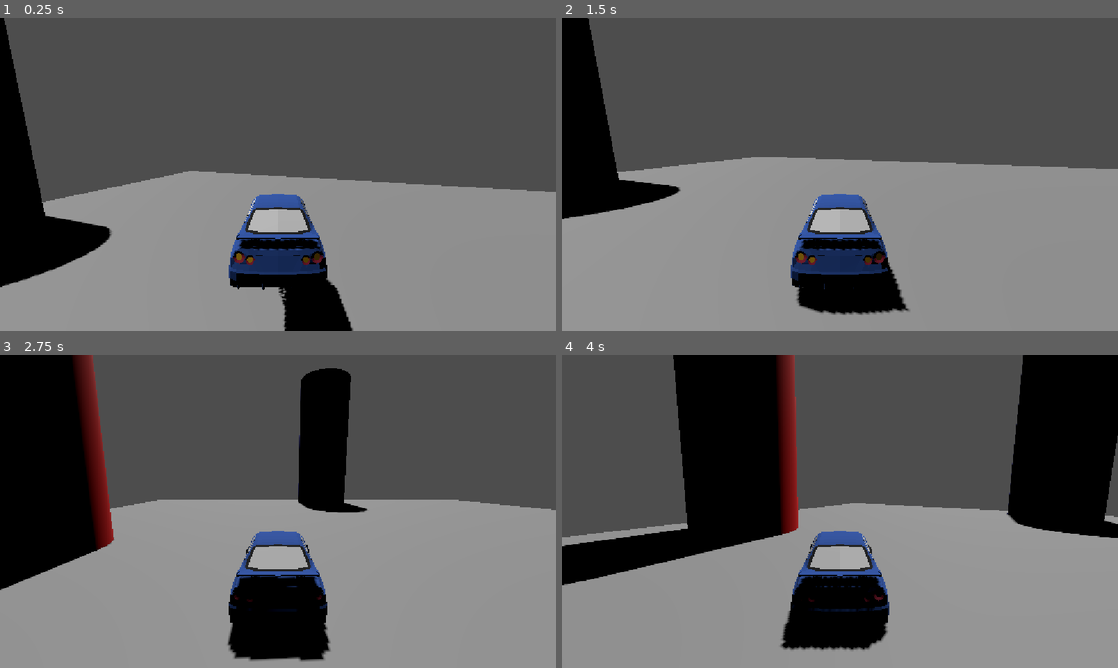
Above: before the commit, frames 1-4 (two rows, left to right).
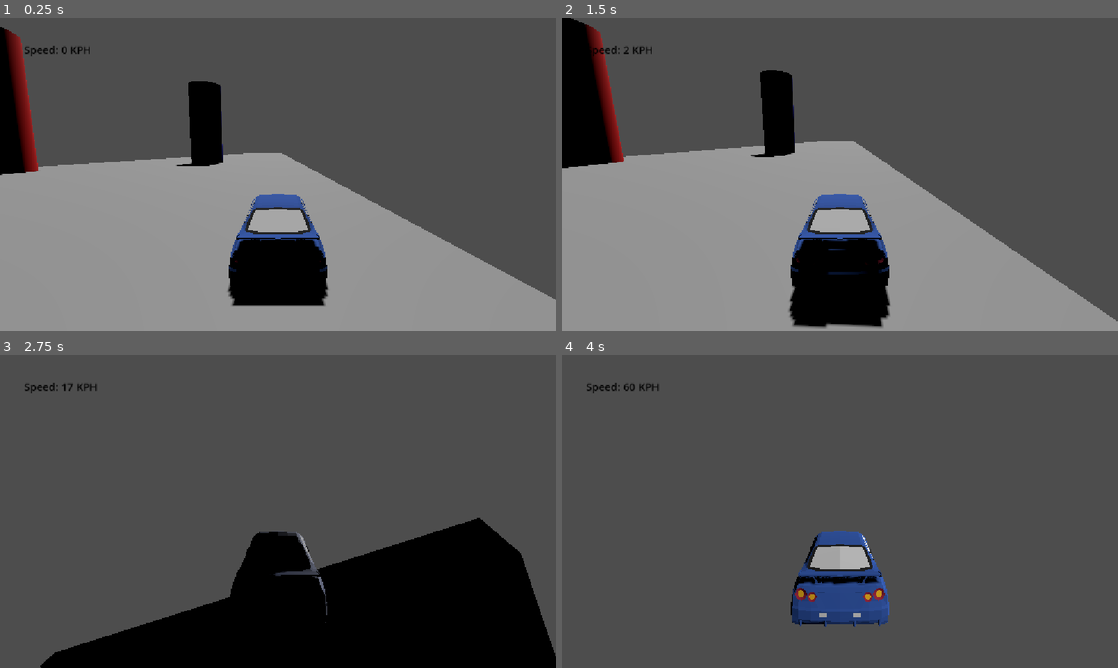
Above: after the commit, the same moments.

Repository: sjkillen/rat-race
Game: Godot game, scene res://Lucia.tscn
Two runs of this game, one before a commit and one after it. Both use one fixed random seed, a clock stepped at 60 frames per second and the inputs below.
Inputs:
- Up to frame 1 (0.25 s): no input
- Up to frame 2 (1.5 s): hold Right (ui_right) 0.53-1.28 s; hold Down (ui_down) from 1.28 s (still down)
- Up to frame 3 (2.75 s): release Down (ui_down) at 2.03 s; hold Right (ui_right) from 2.03 s (still down)
- Up to frame 4 (4 s): release Right (ui_right) at 2.78 s; hold Up (ui_up) 2.78-3.53 s; hold Left (ui_left) from 3.53 s (still down)

The runs differ from the first frame. In frame 1, 20% of the frame differs, in the area x 0-100%, y 0-100%; in frame 2, 20%; in frame 3, 61%; in frame 4, 67%.

Commit message:
Added speedometer

Diff:
--- a/Lucia.tscn
+++ b/Lucia.tscn
@@ -3,10 +3,10 @@
 [ext_resource type="PackedScene" uid="uid://b7p7fkrvwyyky" path="res://player.tscn" id="1_4m6y4"]
 
 [sub_resource type="BoxShape3D" id="BoxShape3D_mti6b"]
-size = Vector3(60, 2, 60)
+size = Vector3(60, 2, 464.14246)
 
 [sub_resource type="BoxMesh" id="BoxMesh_mti6b"]
-size = Vector3(60, 2, 60)
+size = Vector3(55, 2, 464)
 
 [sub_resource type="CylinderShape3D" id="CylinderShape3D_4kxuq"]
 height = 40.0
@@ -32,18 +32,26 @@
 [sub_resource type="StandardMaterial3D" id="StandardMaterial3D_62yky"]
 albedo_color = Color(0, 0, 1, 1)
 
+[sub_resource type="SystemFont" id="SystemFont_mm1bc"]
+
+[sub_resource type="Theme" id="Theme_4kxuq"]
+default_font = SubResource("SystemFont_mm1bc")
+default_font_size = 22
+
 [node name="Lucia" type="Node3D" unique_id=1521041332]
 
-[node name="Nissan GTR" parent="." unique_id=1156704833 instance=ExtResource("1_4m6y4")]
-transform = Transform3D(0.30441785, 0, -0.9525386, 0, 1, 0, 0.9525386, 0, 0.30441785, 0, 5.22682, 0)
+[node name="NissanGTR" parent="." unique_id=1156704833 instance=ExtResource("1_4m6y4")]
+transform = Transform3D(1, 0, 0, 0, 1, 0, 0, 0, 1, -19, 1.22682, -23)
 
 [node name="GroundPlane" type="StaticBody3D" parent="." unique_id=1914644254]
 transform = Transform3D(1, 0, 0, 0, 1, 0, 0, 0, 1, 0, -1, 0)
 
 [node name="CollisionShape3D" type="CollisionShape3D" parent="GroundPlane" unique_id=191256012]
+transform = Transform3D(1, 0, 0, 0, 1, 0, 0, 0, 1, 0, 0, 202.07123)
 shape = SubResource("BoxShape3D_mti6b")
 
 [node name="MeshInstance3D" type="MeshInstance3D" parent="GroundPlane" unique_id=622212519]
+transform = Transform3D(1, 0, 0, 0, 1, 0, 0, 0, 1, 2.5, 0, 202)
 mesh = SubResource("BoxMesh_mti6b")
 
 [node name="DirectionalLight3D" type="DirectionalLight3D" parent="." unique_id=1746428440]
@@ -69,3 +77,19 @@
 [node name="MeshInstance3D" type="MeshInstance3D" parent="YPillar" unique_id=1052521184]
 mesh = SubResource("CylinderMesh_mm1bc")
 surface_material_override/0 = SubResource("StandardMaterial3D_62yky")
+
+[node name="UI" type="Control" parent="." unique_id=1693195529]
+layout_mode = 3
+anchors_preset = 0
+offset_right = 40.0
+offset_bottom = 40.0
+theme = SubResource("Theme_4kxuq")
+
+[node name="Speedometer" type="Label" parent="UI" unique_id=2001617867]
+layout_mode = 0
+offset_left = 50.0
+offset_top = 50.0
+offset_right = 157.0
+offset_bottom = 73.0
+theme_override_colors/font_color = Color(0, 0, 0, 1)
+text = "Speed: 0 KMH"
--- a/player.gd
+++ b/player.gd
@@ -3,14 +3,38 @@
 
 const MAX_STEER = 0.8 # 45 degrees limit on turn
 const ENGINE_POWER = 300
+var up_to_speed = false
+
+
 # Called when the node enters the scene tree for the first time.
 func _ready() -> void:
 	pass
+	# Gets rid of mouse while playing
 	#Input.set_mouse_mode(Input.MOUSE_MODE_CAPTURED)
 
 
 # Called every frame. 'delta' is the elapsed time since the previous frame.
 func _process(delta: float) -> void:
+	# Gradually steers car towards in desired direction
 	steering = move_toward(steering, Input.get_axis("ui_right", "ui_left") * MAX_STEER, delta * 2.5)
 	# Propel car forward
 	engine_force = Input.get_axis("ui_down", "ui_up") * ENGINE_POWER
+
+func _physics_process(delta: float) -> void:
+
+	# Gets speed of car as int
+	var fwd_mps = roundi(linear_velocity.length())
+
+	# Updates speedometer
+	get_node("../UI/Speedometer").text = "Speed: %s KPH" % fwd_mps
+
+	if fwd_mps >= 50 and up_to_speed == false:
+		up_to_speed = true
+		print("Up to Speed!!")
+
+	# Destroys car if player falls below threshold speed.
+	if fwd_mps < 50 and up_to_speed == true:
+		destroy_car()
+
+func destroy_car() -> void:
+	print("Too Slow!")
